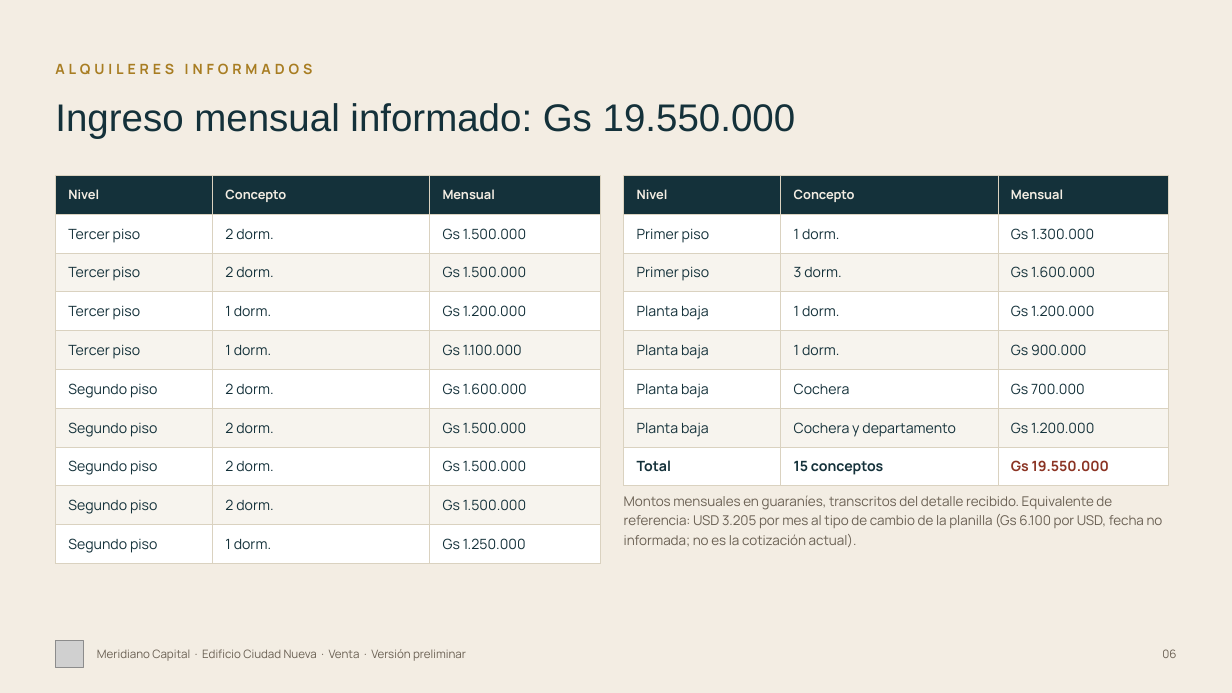
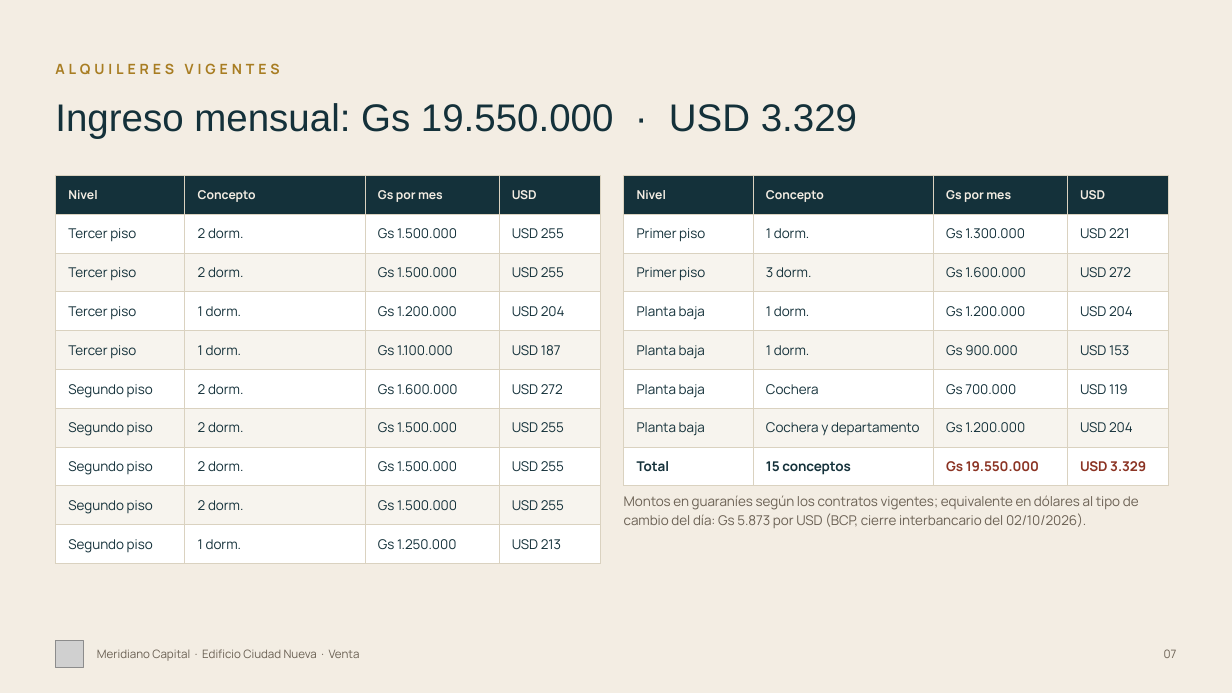
Before and after one commit to juanjosecastillo608/Meridiano-Capital, a slide deck: slide 7 of projects/edificio-ciudad-nueva/entregables/Edificio_Ciudad_Nueva_Meridiano_FINAL.pptx (slide 6 before the commit). Drawn at 1232x693 pixels with LibreOffice and Linux fonts; fonts in the diff are those of the drawing; grey boxes stand for pictures. Boxes give left, top, right and bottom in pixels: in the first picture for what was removed or moved away, otherwise in the second. Text is boxed around its words. In the diff, an @@ line names an element or a change of style, - is before the commit and + after.

```diff
--- a/projects/edificio-ciudad-nueva/entregables/Edificio_Ciudad_Nueva_Meridiano_FINAL.pptx
+++ b/projects/edificio-ciudad-nueva/entregables/Edificio_Ciudad_Nueva_Meridiano_FINAL.pptx
@@ text at (55,63,280,74): text changed @@
-ALQUILERES INFORMADOS
+ALQUILERES VIGENTES
@@ text at (55,103,857,138): text changed @@
-Ingreso mensual informado: Gs 19.550.000
+Ingreso mensual: Gs 19.550.000 · USD 3.329
@@ table at (55,176,601,557) @@
-column 3: Mensual | Gs 1.500.000 | Gs 1.500.000 | Gs 1.200.000 | Gs 1.100.000 | Gs 1.600.000 | Gs 1.500.000 | Gs 1.500.000 | Gs 1.500.000 | Gs 1.250.000
+column 3: Gs por mes | Gs 1.500.000 | Gs 1.500.000 | Gs 1.200.000 | Gs 1.100.000 | Gs 1.600.000 | Gs 1.500.000 | Gs 1.500.000 | Gs 1.500.000 | Gs 1.250.000
+column 4: USD | USD 255 | USD 255 | USD 204 | USD 187 | USD 272 | USD 255 | USD 255 | USD 255 | USD 213
@@ table at (624,176,1169,479) @@
-column 3: Mensual | Gs 1.300.000 | Gs 1.600.000 | Gs 1.200.000 | Gs 900.000 | Gs 700.000 | Gs 1.200.000 | Gs 19.550.000
+column 3: Gs por mes | Gs 1.300.000 | Gs 1.600.000 | Gs 1.200.000 | Gs 900.000 | Gs 700.000 | Gs 1.200.000 | Gs 19.550.000
+column 4: USD | USD 221 | USD 272 | USD 204 | USD 153 | USD 119 | USD 204 | USD 3.329
@@ text at (624,495,1139,528): text changed @@
-Montos mensuales en guaraníes, transcritos del detalle recibido. Equivalente de referencia: USD 3.205 por mes al tipo de cambio de la planilla (Gs 6.100 por USD, fecha no informada; no es la cotización actual).
+Montos en guaraníes según los contratos vigentes; equivalente en dólares al tipo de cambio del día: Gs 5.873 por USD (BCP, cierre interbancario del 02/10/2026).
@@ text at (97,649,360,661): text changed @@
-Meridiano Capital · Edificio Ciudad Nueva · Venta · Versión preliminar
+Meridiano Capital · Edificio Ciudad Nueva · Venta
@@ text at (1164,649,1177,658): text changed @@
-06
+07
```
Also in this commit, not shown: 9 other slides changed, 5 slides added, 2 slides removed, 35 other files.
